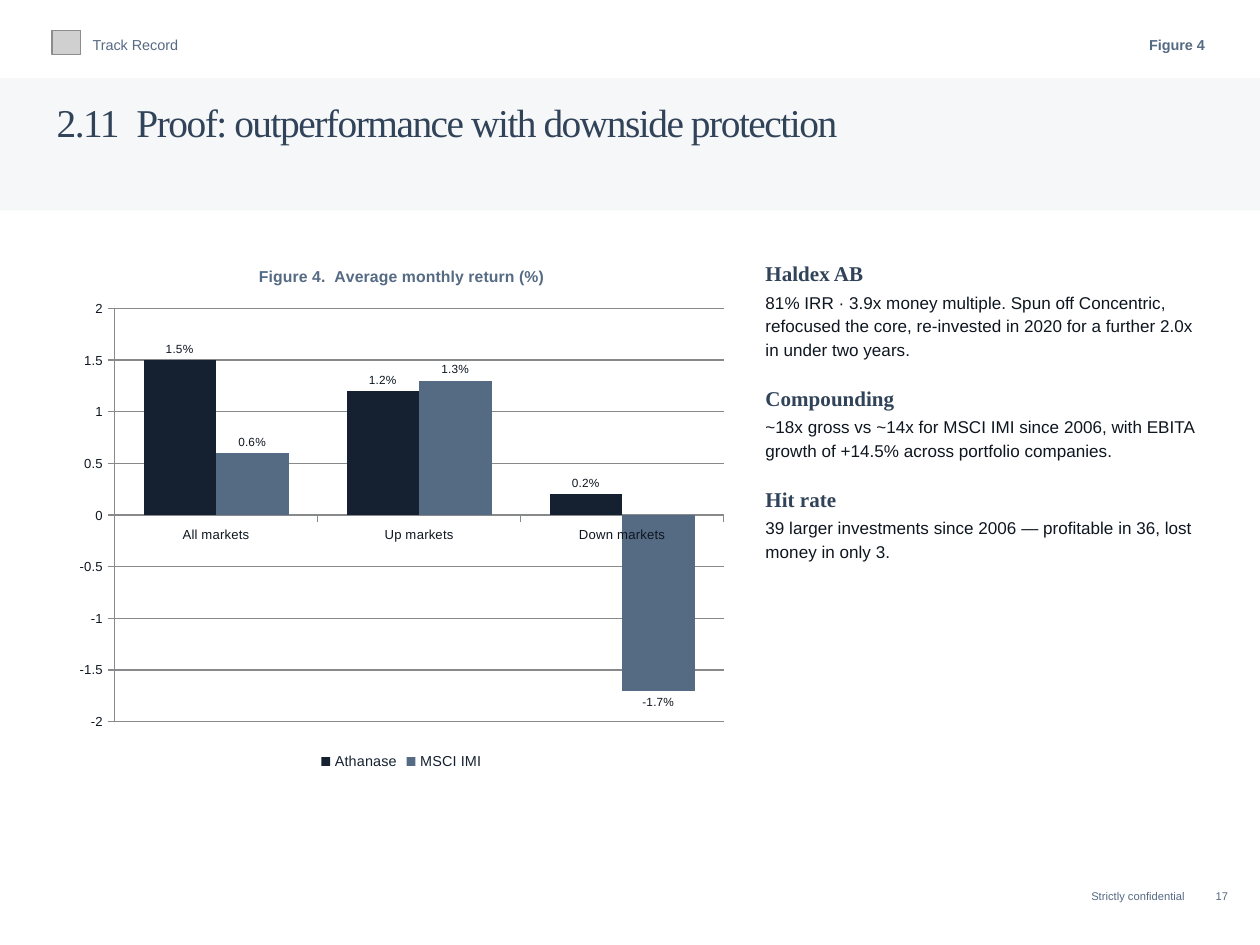
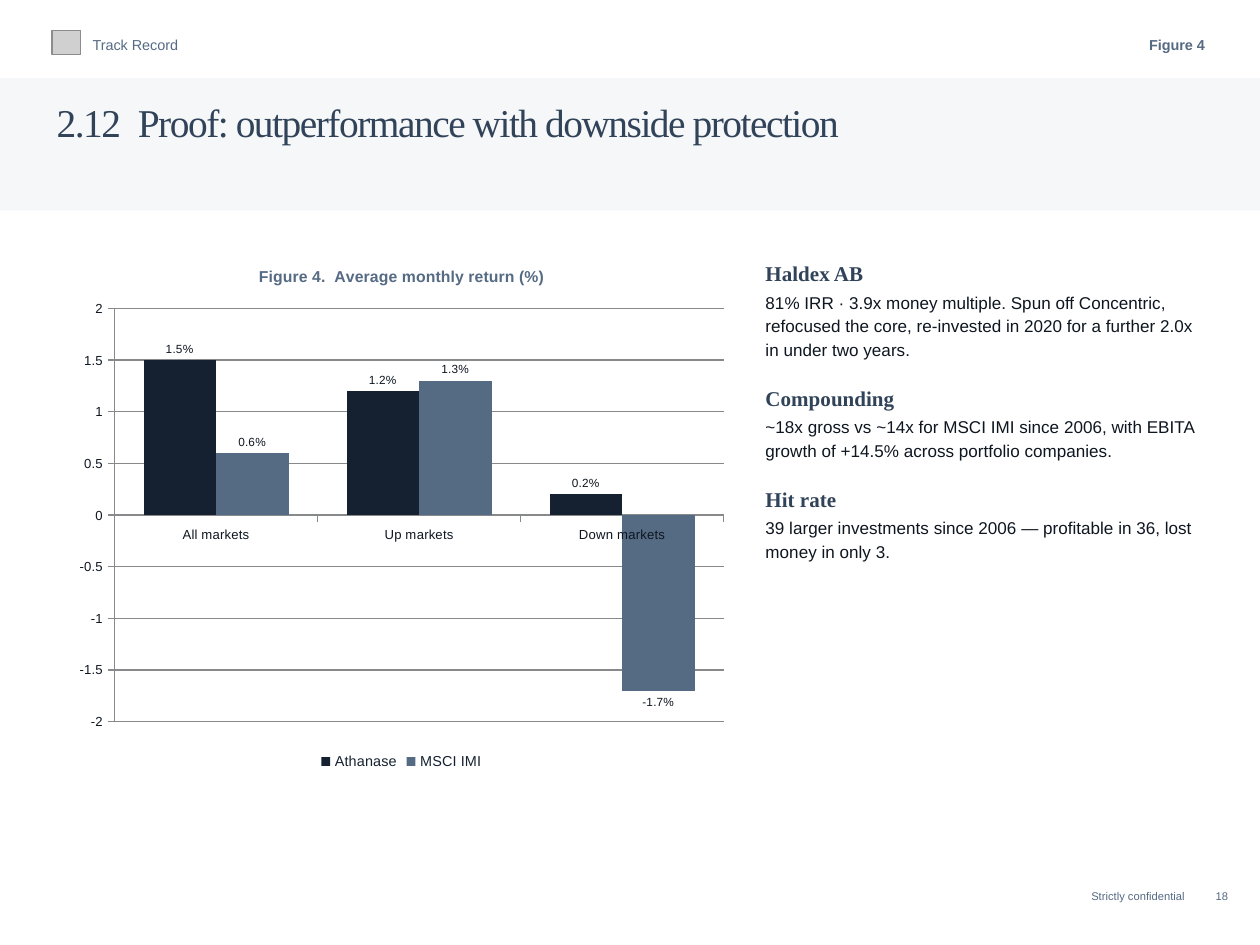
Before and after one commit to charette-lab/Claude, a slide deck: slide 21 of Athanase_Engaged_Ownership_Allocator_Deck.pptx (slide 20 before the commit). Drawn at 1260x945 pixels with LibreOffice and Linux fonts; fonts in the diff are those of the drawing; grey boxes stand for pictures. Boxes give left, top, right and bottom in pixels: in the first picture for what was removed or moved away, otherwise in the second. Text is boxed around its words. In the diff, an @@ line names an element or a change of style, - is before the commit and + after.

```diff
--- a/Athanase_Engaged_Ownership_Allocator_Deck.pptx
+++ b/Athanase_Engaged_Ownership_Allocator_Deck.pptx
@@ text at (x1=57, y1=109, x2=839, y2=145): text changed @@
-2.11 Proof: outperformance with downside protection
+2.12 Proof: outperformance with downside protection
@@ text at (x1=1091, y1=892, x2=1228, y2=903): text changed @@
-Strictly confidential 17
+Strictly confidential 18
```
Also in this commit, not shown: 15 other slides changed, 1 slide added, 1 other file.
